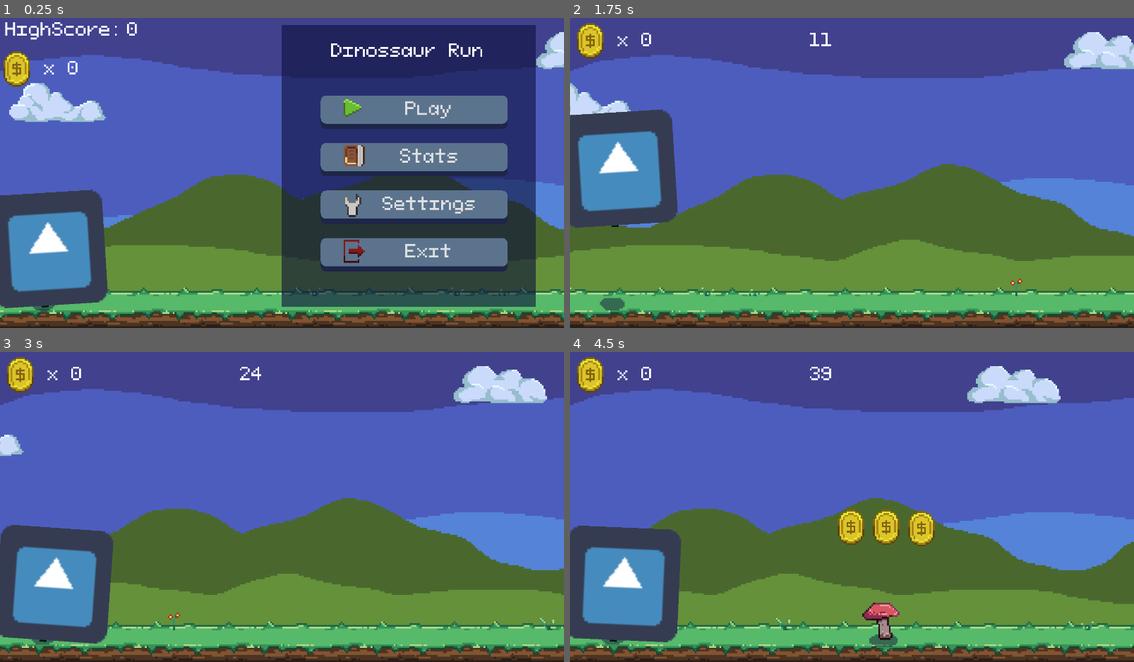
Above: before the commit, frames 1-4 (two rows, left to right).
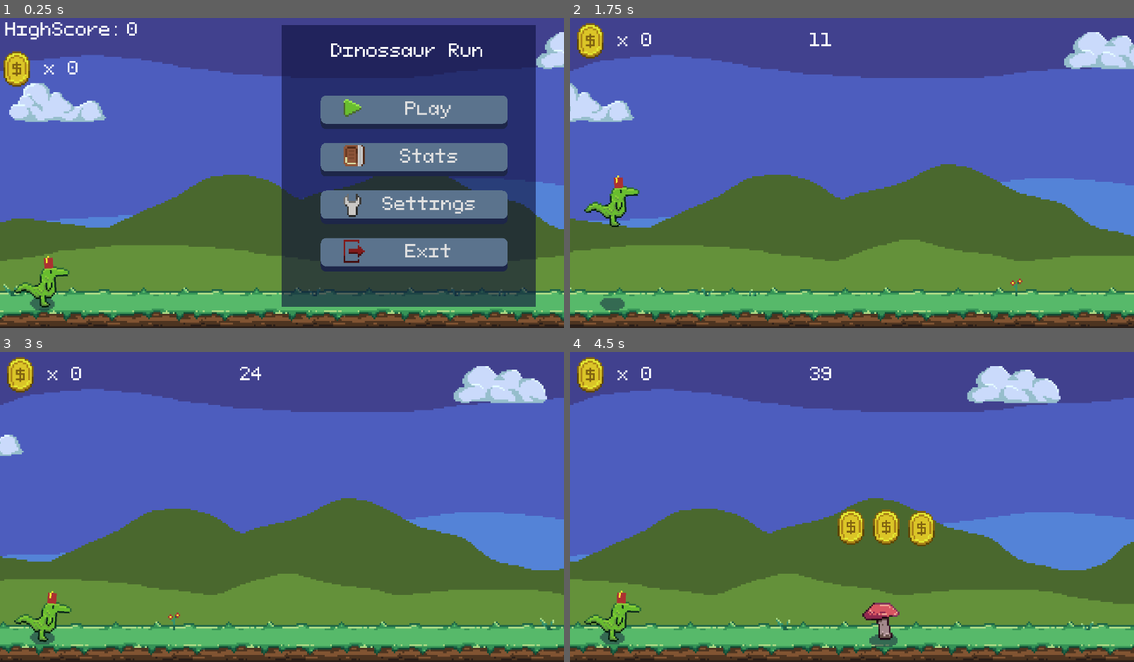
Above: after the commit, the same moments.

Repository: zMenta/DinosaurRun
Game: Godot game, scene res://main/Main.tscn
The game is run twice, just before and just after one commit, with the same random seed, the same clock (stepped at 60 frames per second) and the same inputs. The engine's default icon, where the game draws it, is replaced by a stand-in: a white triangle on a blue panel in a dark square.
Inputs:
- Up to frame 1 (0.25 s): no input
- Up to frame 2 (1.75 s): click "Play" at 0.5 s; tap Space (jump) at 1.52 s
- Up to frame 3 (3 s): tap Space (jump) at 2.27 s
- Up to frame 4 (4.5 s): tap Space (jump) at 3.77 s

The runs differ from the first frame. In frame 1, 6.7% of the frame differs, in the area x 0-20%, y 55-94%; in frame 2, 6.7%; in frame 3, 7.1%, in the area x 0-21%, y 55-95%; in frame 4, 7.0%.

Commit message:
some hats

Diff:
--- a/DinosaurRun/project.godot
+++ b/DinosaurRun/project.godot
@@ -76,10 +76,6 @@
 
 GlobalSignals="*res://common/autoloads/GlobalSignals.gd"
 
-[debug]
-
-gdscript/warnings/return_value_discarded=false
-
 [display]
 
 window/size/width=320
--- a/DinosaurRun/scenes/player/Hats.tres
+++ b/DinosaurRun/scenes/player/Hats.tres
@@ -1,9 +1,10 @@
-[gd_resource type="Resource" load_steps=4 format=2]
+[gd_resource type="Resource" load_steps=5 format=2]
 
 [ext_resource path="res://common/resources/Hats.gd" type="Script" id=1]
-[ext_resource path="res://scenes/world/coin/coin.png" type="Texture" id=2]
-[ext_resource path="res://icon.png" type="Texture" id=3]
+[ext_resource path="res://scenes/player/assets/hats/hat1.png" type="Texture" id=2]
+[ext_resource path="res://scenes/player/assets/hats/hat2.png" type="Texture" id=3]
+[ext_resource path="res://scenes/player/assets/hats/hat3.png" type="Texture" id=4]
 
 [resource]
 script = ExtResource( 1 )
-hats_textures = [ ExtResource( 3 ), ExtResource( 2 ) ]
+hats_textures = [ ExtResource( 2 ), ExtResource( 3 ), ExtResource( 4 ) ]
--- a/DinosaurRun/scenes/player/Player.tscn
+++ b/DinosaurRun/scenes/player/Player.tscn
@@ -4,7 +4,7 @@
 [ext_resource path="res://scenes/player/assets/Dino.png" type="Texture" id=2]
 [ext_resource path="res://scenes/player/assets/DinoShadow.png" type="Texture" id=3]
 [ext_resource path="res://scenes/player/PlayerNode.gd" type="Script" id=4]
-[ext_resource path="res://scenes/world/coin/coin.png" type="Texture" id=5]
+[ext_resource path="res://scenes/player/assets/hats/hat1.png" type="Texture" id=5]
 [ext_resource path="res://scenes/player/Hats.tres" type="Resource" id=6]
 
 [sub_resource type="RectangleShape2D" id=1]
@@ -72,7 +72,7 @@
 texture = ExtResource( 2 )
 
 [node name="SpriteHat" type="Sprite" parent="Player/Sprite"]
-position = Vector2( 5, -23 )
+position = Vector2( 6, -20 )
 texture = ExtResource( 5 )
 
 [node name="Sprites" type="Node2D" parent="Player"]
Binary file added: DinosaurRun/scenes/player/assets/hats/hat1.png
Not shown, added: DinosaurRun/scenes/player/assets/hats/hat1.png.import
Binary file added: DinosaurRun/scenes/player/assets/hats/hat2.png
Not shown, added: DinosaurRun/scenes/player/assets/hats/hat2.png.import
Binary file added: DinosaurRun/scenes/player/assets/hats/hat3.png
Not shown, added: DinosaurRun/scenes/player/assets/hats/hat3.png.import
